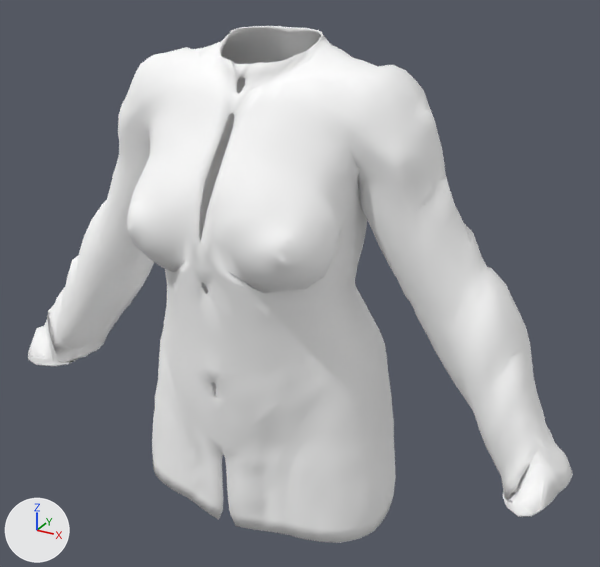
The glTF model apps/web/public/models/templates/jacket.glb, before and after one commit.
Before and after are seen from a camera (50 mm lens) standing at (0.572, -0.973, 1.582) and looking at (0.044, -0.012, 1.101). The lights are fixed; the arrows at lower left show +X, +Y and +Z. The picture after the commit comes second. Vertices at exactly the same position are counted once.

Objects in the first picture: 'top_outerwear_jacket_female'.
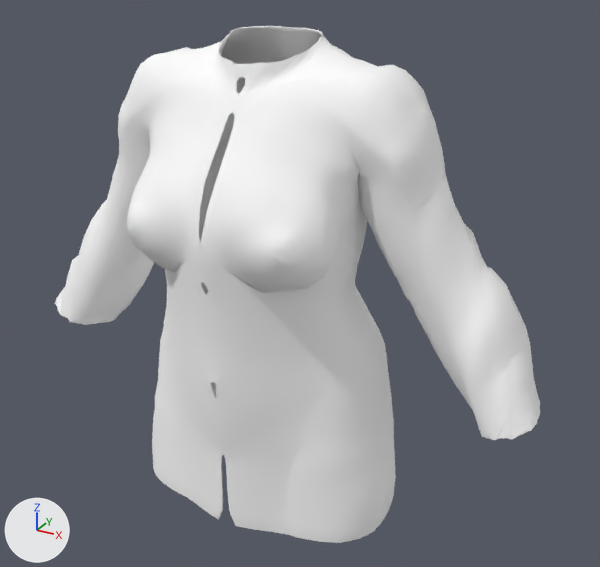
Location of each change, [x1, y1, x2, y2] in pixels of the pictures (600 x 567 px):
'top_outerwear_jacket_female', reshaped (11% narrower)
    before: [28, 26, 573, 543]
    after: [54, 26, 540, 543]
part 1 of me_top_outerwear_jacket_female, cut back
    before: [28, 290, 123, 366]
    after: [54, 290, 118, 325]
part 2 of me_top_outerwear_jacket_female, cut back
    before: [480, 394, 573, 517]
    after: [480, 394, 540, 440]

What changed in the scene script:
```text
Change mat_top_outerwear_jacket_female_mat:
    where n0 = _N.new('ShaderNodeBsdfPrincipled'); n0.name = 'Principled BSDF'
    add n0.inputs[0].default_value = (1.0, 1.0, 1.0, 1.0)  # 'Base Color', white #ffffff
    add n0.inputs[1].default_value = 0.02  # 'Metallic'
    n0.inputs[2].default_value: 0.8 -> 0.78  # 'Roughness'
    remove n2 = _N.new('ShaderNodeVertexColor'); n2.name = 'Color Attribute'
    remove _L.new(n2.outputs[0], n0.inputs[0])  # 'Color' to 'Base Color'
Change me_top_outerwear_jacket_female:
    used by ob_top_outerwear_jacket_female; location = (0.0, 0.0, 0.0)
    remove me_top_outerwear_jacket_female.from_pydata(...)  # 5842 vertices, 11716 faces; spans x -0.451..0.452, y -0.19..0.122, z 0.76..1.448
    add me_top_outerwear_jacket_female.from_pydata(...)  # 5384 vertices, 10594 faces; spans x -0.402..0.402, y -0.19..0.122, z 0.76..1.448
    me_top_outerwear_jacket_female part 1: 328 vertices removed from x -0.451..-0.325, y -0.115..0.06, z 0.878..0.989; 102 vertices added at x -0.402..-0.323, y -0.075..0.06, z 0.952..0.991
    me_top_outerwear_jacket_female part 2: 1 vertex moved within x 0.338, y 0.046, z 0.956; 321 vertices removed from x 0.33..0.452, y -0.11..0.059, z 0.877..0.986; 89 vertices added at x 0.326..0.402, y -0.075..0.061, z 0.953..0.991
```
